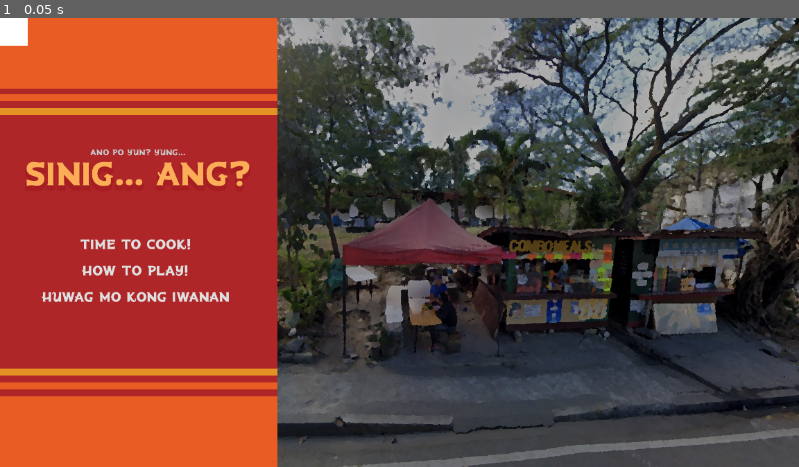
Above: before the commit, frame 1.
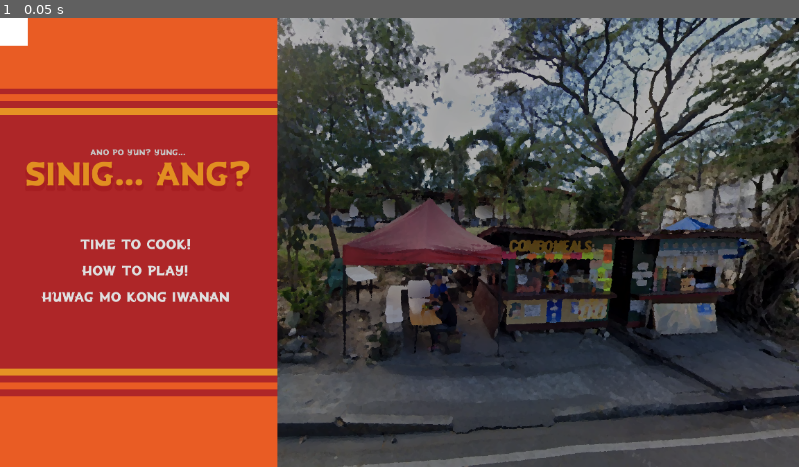
Above: after the commit, the same moment.

Repository: FlamingHerb/develup-chapter-1-quest
Game: Godot game, scene res://scenes/main_menu.tscn
Two runs of this game, one before a commit and one after it. Both use one fixed random seed, a clock stepped at 60 frames per second and the inputs below.
Inputs:
- Up to frame 1 (0.05 s): no input

The runs differ from the first frame. In frame 1, 0.7% of the frame differs, in the area x 3-32%, y 31-38%.

Commit message:
feat: whatever i added

Diff:
--- a/scenes/main_menu.tscn
+++ b/scenes/main_menu.tscn
@@ -101,7 +101,7 @@
 offset_top = 210.0
 offset_right = 362.0
 offset_bottom = 252.0
-theme_override_colors/font_color = Color(0.982532, 0.682934, 0.342982, 1)
+theme_override_colors/font_color = Color(0.881421, 0.559913, 0.129314, 1)
 theme_override_colors/font_shadow_color = Color(0.65098, 0.117647, 0.129412, 1)
 theme_override_constants/shadow_offset_x = 0
 theme_override_constants/shadow_offset_y = 6
